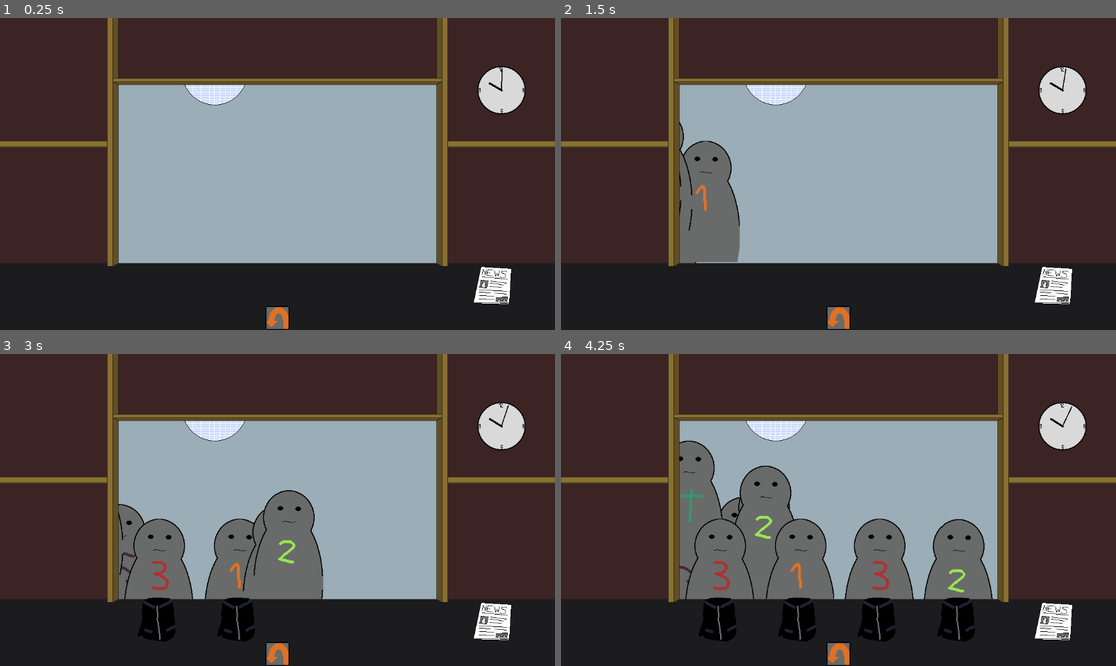
Above: before the commit, frames 1-4 (two rows, left to right).
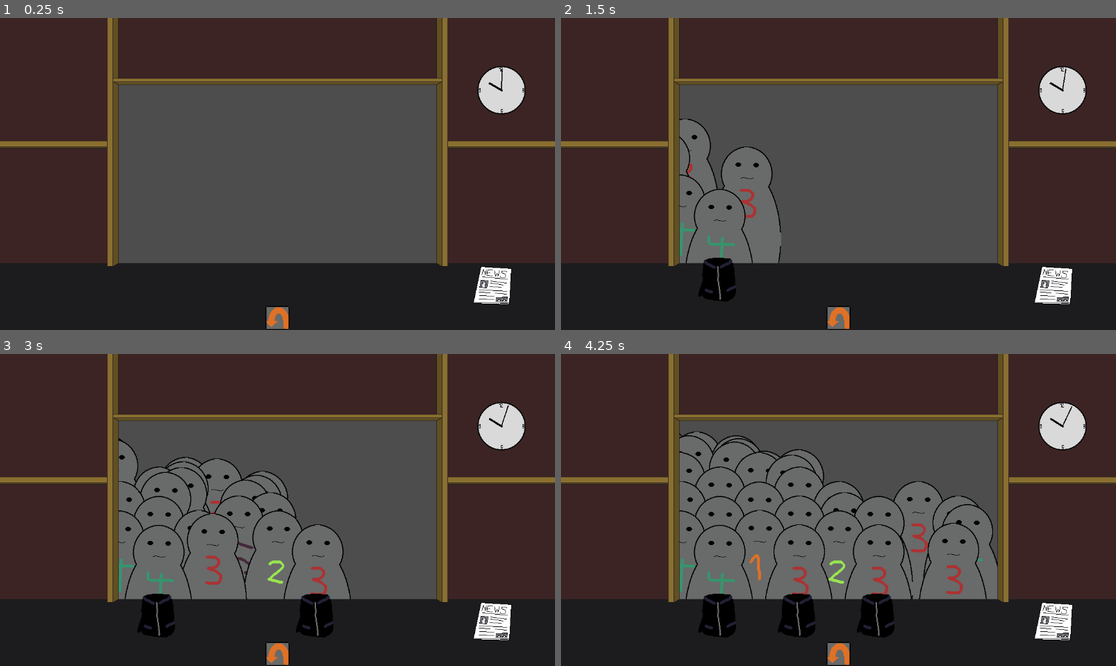
Above: after the commit, the same moments.

Repository: Reicher/cloakroom
Game: Godot game, scene res://scenes/game.tscn
The game is run twice, just before and just after one commit, with the same random seed, the same clock (stepped at 60 frames per second) and the same inputs.
Inputs (mouse positions are in pixels of both pictures, inside the frame that each line leads up to):
- Up to frame 1 (0.25 s): no input
- Up to frame 2 (1.5 s): click (838, 317) at 0.5 s; click (838, 317) at 1.25 s
- Up to frame 3 (3 s): click (277, 653) at 2 s; tap Enter at 2.75 s; move the mouse to (122, 444) at 2.77 s; click (122, 444) at 2.92 s
- Up to frame 4 (4.25 s): move the mouse to (1049, 619) at 3.52 s; click (1049, 619) at 3.67 s

The runs differ from the first frame. In frame 1, 33% of the frame differs, in the area x 21-79%, y 21-79%; in frame 2, 31%; in frame 3, 28%; in frame 4, 22%.

Commit message:
redid the queue completely AGAIN

Diff:
--- a/scenes/counterView.tscn
+++ b/scenes/counterView.tscn
@@ -1,15 +1,11 @@
-[gd_scene load_steps=10 format=3 uid="uid://dxbjg1hsqysrg"]
+[gd_scene load_steps=8 format=3 uid="uid://dxbjg1hsqysrg"]
 
-[ext_resource type="Texture2D" uid="uid://dp80lasi5af0h" path="res://assets/image/club.png" id="1_ie1u5"]
 [ext_resource type="Script" path="res://scripts/counterView.gd" id="1_s3h55"]
 [ext_resource type="Texture2D" uid="uid://c4072p0s76a0o" path="res://assets/image/serviceWindow.png" id="2_jguwd"]
 [ext_resource type="Script" path="res://scripts/queue.gd" id="3_vjcev"]
 [ext_resource type="PackedScene" uid="uid://bvupsr1kdq1mh" path="res://scenes/clock.tscn" id="4_miswy"]
 [ext_resource type="PackedScene" uid="uid://rji8ei7xgoi4" path="res://scenes/pickableItems/newspaper.tscn" id="4_yor8v"]
 [ext_resource type="PackedScene" uid="uid://bscrtrdieeeg0" path="res://scenes/surface.tscn" id="5_180sd"]
-
-[sub_resource type="RectangleShape2D" id="RectangleShape2D_ns6my"]
-size = Vector2(660, 370)
 
 [sub_resource type="RectangleShape2D" id="RectangleShape2D_g8ypt"]
 size = Vector2(1151, 137)
@@ -18,29 +14,17 @@
 texture_filter = 1
 script = ExtResource("1_s3h55")
 
-[node name="Club" type="Sprite2D" parent="."]
-texture = ExtResource("1_ie1u5")
-centered = false
-
 [node name="Queue" type="Node2D" parent="."]
+y_sort_enabled = true
 script = ExtResource("3_vjcev")
 
-[node name="ServiceWindow" type="Area2D" parent="Queue"]
-position = Vector2(246, 139)
-
-[node name="Shape" type="CollisionShape2D" parent="Queue/ServiceWindow"]
-position = Vector2(330, 185)
-shape = SubResource("RectangleShape2D_ns6my")
-
-[node name="Rest" type="Node2D" parent="Queue"]
-
-[node name="Row3" type="Node2D" parent="Queue"]
-
-[node name="Row2" type="Node2D" parent="Queue"]
-
-[node name="Row1" type="Node2D" parent="Queue"]
-
-[node name="Counter" type="Node2D" parent="Queue"]
+[node name="Window" type="Control" parent="Queue"]
+layout_mode = 3
+anchors_preset = 0
+offset_left = 246.0
+offset_top = 139.0
+offset_right = 906.0
+offset_bottom = 510.0
 
 [node name="Booth" type="Sprite2D" parent="."]
 texture = ExtResource("2_jguwd")
--- a/scenes/guest.tscn
+++ b/scenes/guest.tscn
@@ -13,6 +13,7 @@
 
 [node name="Guest" type="Sprite2D"]
 texture = SubResource("AtlasTexture_jnwbw")
+offset = Vector2(0, -30)
 script = ExtResource("1_cosfk")
 
 [node name="Surface" parent="." instance=ExtResource("3_fgw42")]
--- a/scripts/game.gd
+++ b/scripts/game.gd
@@ -8,7 +8,7 @@
 var guestScene = preload("res://scenes/guest.tscn")
 
 # Club Night Settings
-var total_guests = 10  # Total number of guests
+var total_guests = 33  # Total number of guests
 var night_duration = 5  # Duration of the night in seconds
 var elapsed_time = 0
 
--- a/scripts/guest.gd
+++ b/scripts/guest.gd
@@ -1,6 +1,6 @@
 extends Sprite2D
 
-signal served(guest: Node2D)
+signal leaving_spot(guest: Node2D)
 signal dropItem(item: Node2D)
 
 # State management
@@ -14,7 +14,7 @@
 func _ready():
 	global_position = Vector2(0, 300)
 	_set_random_texture("res://assets/image/people.png", 5, 145, 252)
-	offset.y -= 50
+
 
 func _set_random_texture(atlas_path: String, frames: int, width: int, height: int):
 	var texture = AtlasTexture.new()
@@ -43,14 +43,15 @@
 	return tween
 
 func _on_counter_reached():
-	belonging = _create_item("black_jacket.tscn", position + Vector2(0, 30))
+	print("counter reached!")
+	belonging = _create_item("black_jacket.tscn", Vector2(0, 30))
 	dropItem.emit(belonging)
 	belonging.picked.connect(_on_belonging_picked)
 	_set_state(State.WAITING_FOR_PICKUP)
 
 func _on_belonging_picked():
 	_set_state(State.WAITING_FOR_TICKET)
-	money = _create_item("money.tscn", position + Vector2(0, 30))
+	money = _create_item("money.tscn", Vector2(0, 30))
 	dropItem.emit(money)
 
 func _create_item(scene_path: String, item_pos: Vector2) -> Node2D:
@@ -58,9 +59,10 @@
 	var item = scene.instantiate()
 	self.add_child(item)
 	item.position = item_pos
+	print("item created at: " + str(item.global_position))
 	return item
 
-func _leave():
+func _go_away():
 	var target_pos = Vector2(get_viewport().size.x, position.y)
 	_move_to(target_pos, 150 + (randi() % 150))
 	_set_state(State.IN_CLUB)
@@ -70,4 +72,5 @@
 		ticket = item
 		ticket.move_to_parent(self)
 		ticket.visible = false
-		_leave()
+		leaving_spot.emit(self)
+		_go_away()
--- a/scripts/queue.gd
+++ b/scripts/queue.gd
@@ -1,50 +1,37 @@
 extends Node2D
 
 @export var maxCustomers = 4
+@export var row_offset = 30 # Vertical spacing between rows
 
-@onready var order = [$Counter, $Row1, $Row2, $Row3]
-@onready var counter = $Counter
-@onready var rest = $Rest
+# A 2D array representing rows with spots containing position and status
+var rows: Array = []
 
 func _ready() -> void:
-	var service_window = $ServiceWindow
-	var window_shape = service_window.get_node("Shape") as CollisionShape2D
+	_initialize_queue()
 
-	# Calculate dimensions
-	var extents = window_shape.shape.extents
-	var box_width = (extents.x * 2) / maxCustomers
-	var start = window_shape.position + Vector2(0, extents.y * 1.8)
+func _initialize_queue() -> void:
+	var size = $Window.size
+	var start = $Window.position + Vector2(0, size.y)
+	var end = $Window.position + Vector2(size.x, size.y)
 
-	# Create spots dynamically for each row in the order array
-	for row_index in range(order.size()):
-		var parent = order[row_index]
-		var spots_in_row = maxCustomers if row_index % 2 == 0 else maxCustomers + 1
-		var row_offset = -row_index * 30 # Calculate vertical offset for rows
+	for row_index in range(8): # Number of rows
+		var spots_in_row = maxCustomers + (1 if row_index % 2 != 0 else 0)
+		var spacing = (end.x - start.x) / (spots_in_row if row_index % 2 == 0 else spots_in_row-1)
+		var row_start = start + Vector2(spacing/2 if row_index % 2 == 0 else 0,
+										row_index * -row_offset)
 
+		var row: Array = []
 		for i in range(spots_in_row):
-			var x_offset = 0 if row_index % 2 == 0 else -(box_width / 2) # Offset alternating rows
-			var spot_position = start + Vector2(i * box_width + x_offset, row_offset)
-			_add_spot(parent, spot_position)
-
-	# Add a single spot for the rest node
-	_add_spot(rest, Vector2.ZERO)
-
-func _add_spot(parent: Node2D, position: Vector2) -> void:
-	# Create a new Node2D as a spot
-	var spot = Node2D.new()
-	spot.position = position
-	parent.add_child(spot)
+			row.append({"position": row_start + Vector2(i * spacing, 0), "occupied": false})
+		rows.append(row)
 
 func handle_guest(guest: Node2D) -> void:
-	for parent in order:
-		for child in parent.get_children():
-			#print(child.name)
-			# Check if the spot is empty (no children other than the guest node)
-			if child.get_child_count() == 0:
-				# Assign the guest to this spot
-				child.add_child(guest)
-				guest.goToQueueSpot(child.position, parent == counter)
+	for row in rows:
+		for spot in row:
+			if not spot["occupied"]: # Check if spot is unoccupied
+				spot["occupied"] = true # Mark spot as occupied
+				add_child(guest)
+				guest.goToQueueSpot(spot["position"], row == rows[0]) # If in the front row
 				return
 
-	print("No available spot for guest, goes into rest")
-	rest.add_child(guest)
+	push_error("No available spot for guest!") # No spot available
